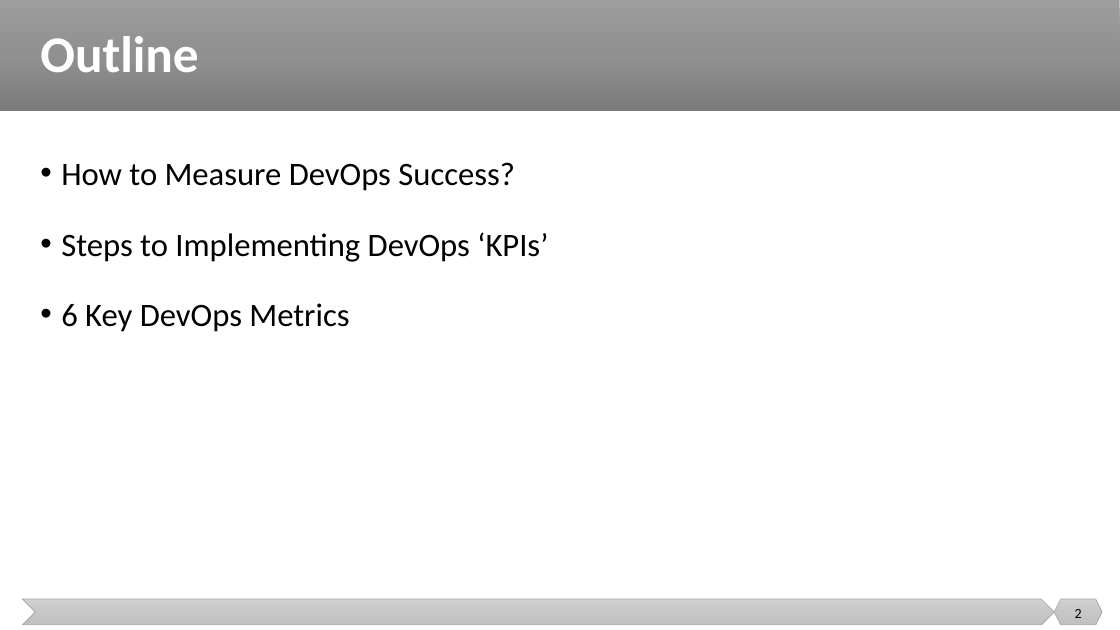
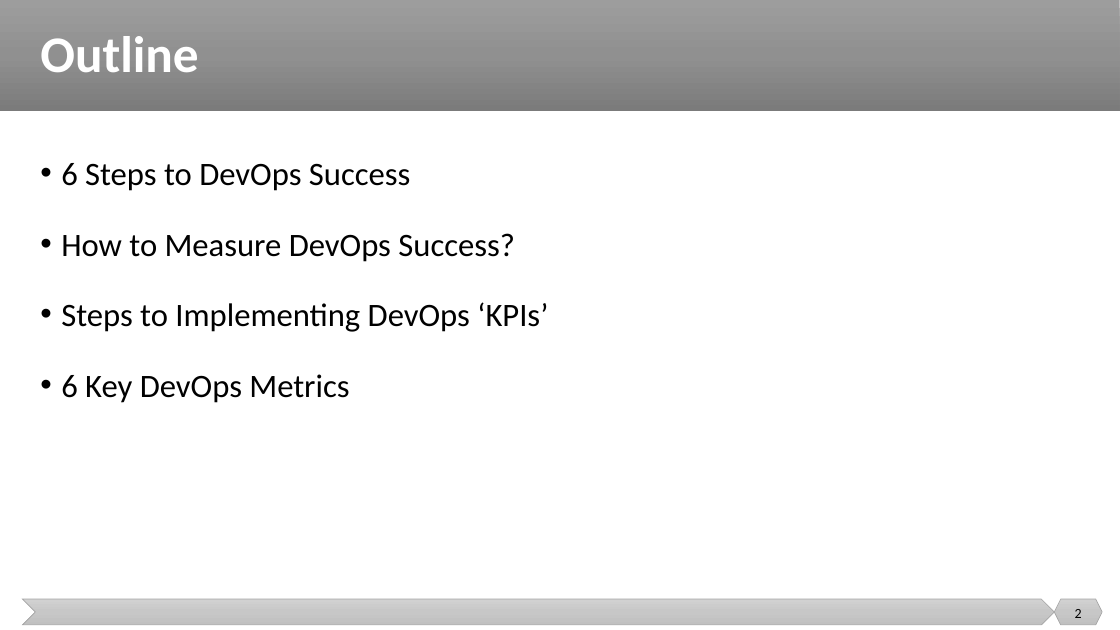
Before and after one commit to malenezi/malenezi, a slide deck: slide 2 of SE489/Lectures/7-Continuous Monitoring/DevOps Metrics.pptx. Drawn at 1120x630 pixels with LibreOffice and Linux fonts; fonts in the diff are those of the drawing. Boxes give left, top, right and bottom in pixels: in the first picture for what was removed or moved away, otherwise in the second. Text is boxed around its words. In the diff, an @@ line names an element or a change of style, - is before the commit and + after.

Commit message:
up

```diff
--- a/SE489/Lectures/7-Continuous Monitoring/DevOps Metrics.pptx
+++ b/SE489/Lectures/7-Continuous Monitoring/DevOps Metrics.pptx
@@ text at [61, 163, 410, 191]: paragraph added @@
+• 6 Steps to DevOps Success
```
Also in this commit, not shown: 8 slides added.
